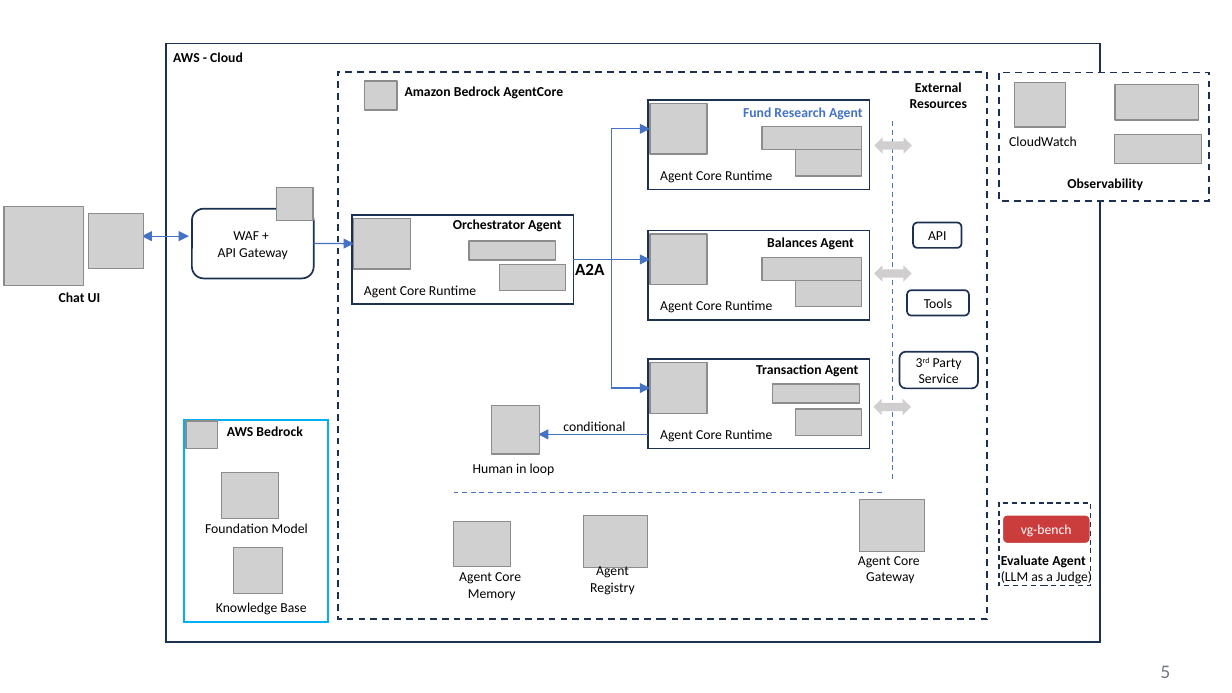
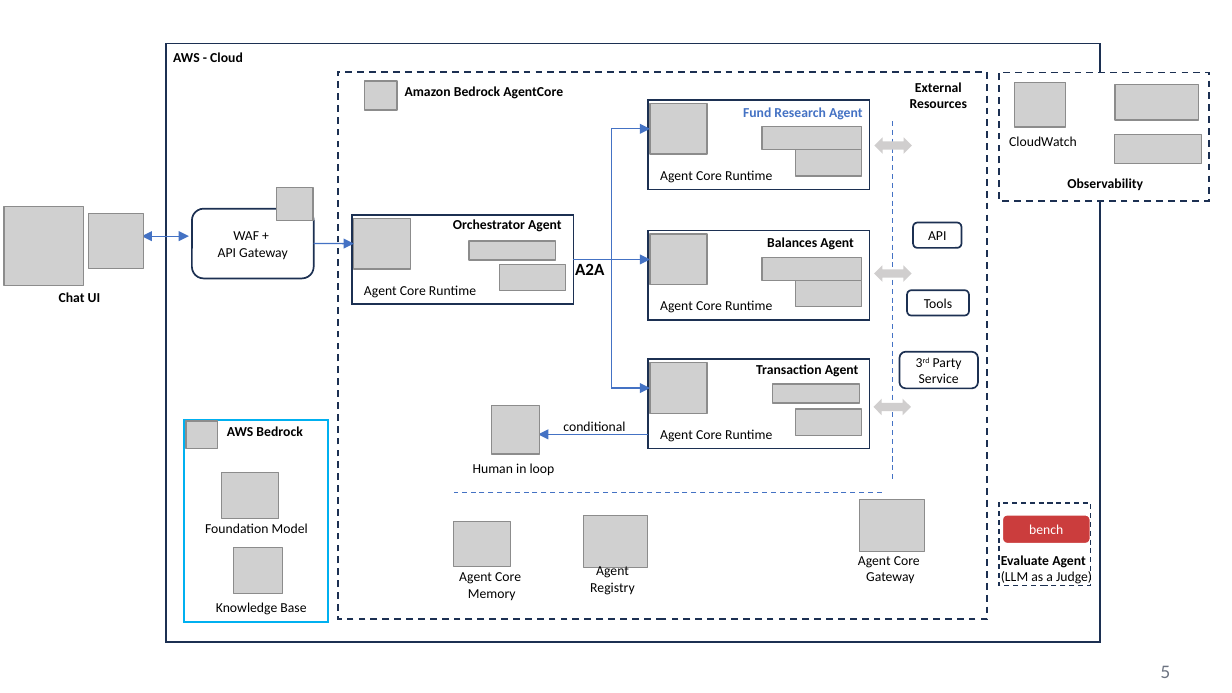
Before and after one commit to riteshsri06/VGDemoAgent, a slide deck: slide 8 of doc/Demo.pptx. Drawn at 1232x693 pixels with LibreOffice and Linux fonts; fonts in the diff are those of the drawing; grey boxes stand for pictures. Boxes give left, top, right and bottom in pixels: in the first picture for what was removed or moved away, otherwise in the second. Text is boxed around its words. In the diff, an @@ line names an element or a change of style, - is before the commit and + after.

Commit message:
updated

```diff
--- a/doc/Demo.pptx
+++ b/doc/Demo.pptx
@@ text in rounded rectangle at (1029,524,1063,534): text changed @@
-vg-bench
+bench
```
